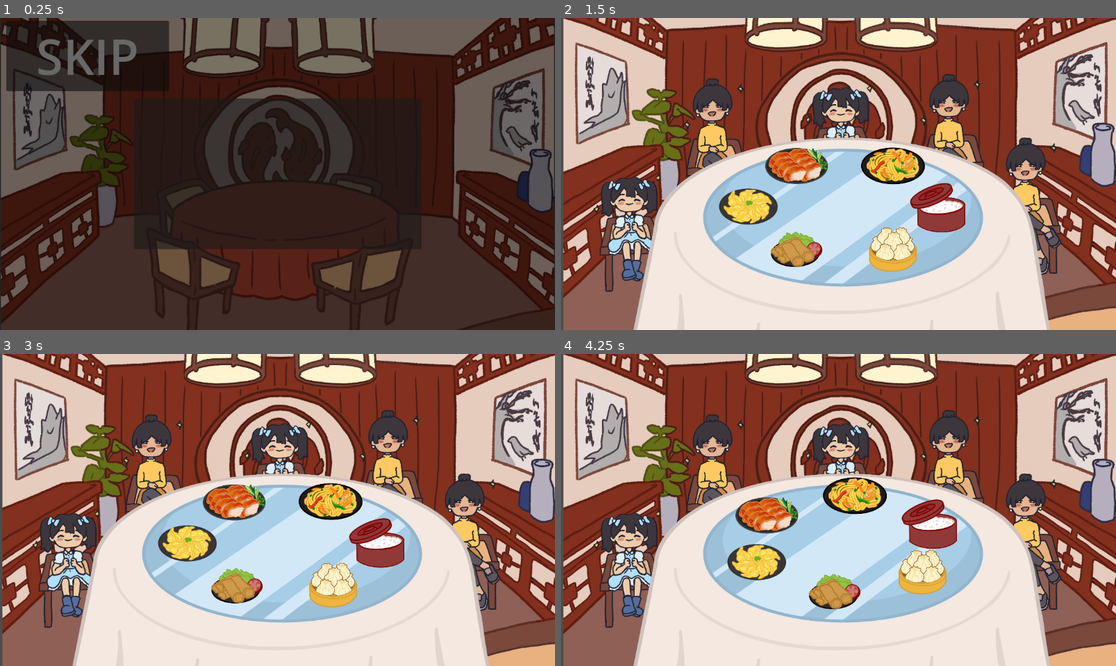
Above: before the commit, frames 1-4 (two rows, left to right).
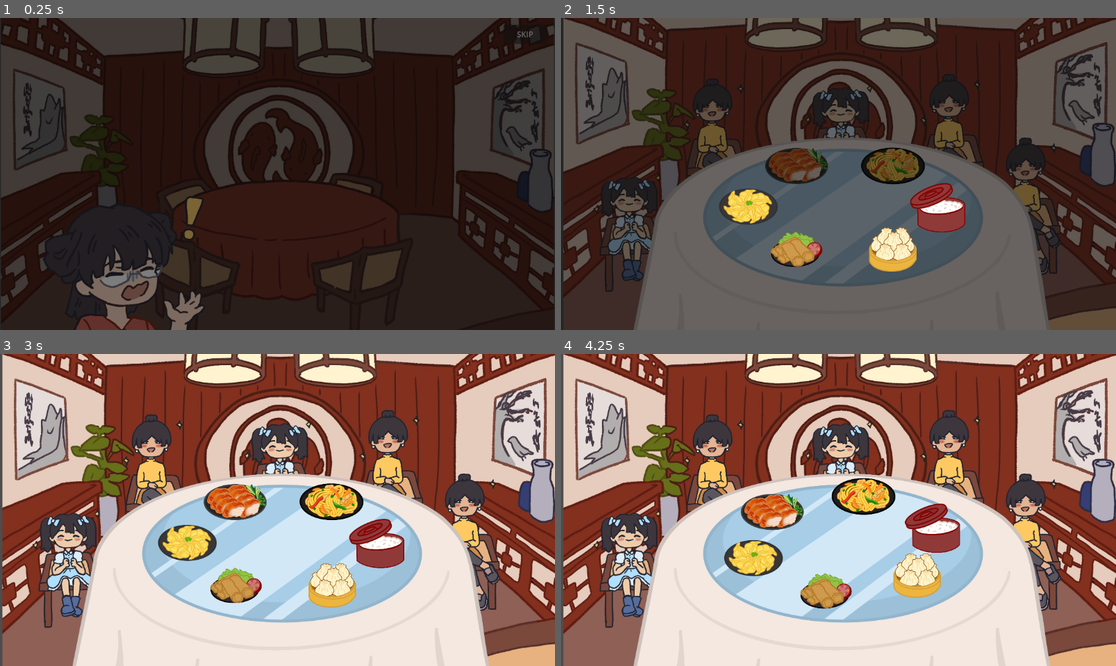
Above: after the commit, the same moments.

Repository: game-dev-besties/lupe_game
Game: Godot game, scene res://scenes/cutscene.tscn
Two runs of this game, one before a commit and one after it. Both use one fixed random seed, a clock stepped at 60 frames per second and the inputs below.
Inputs (mouse positions are in pixels of both pictures, inside the frame that each line leads up to):
- Up to frame 1 (0.25 s): no input
- Up to frame 2 (1.5 s): click "SKIP" at 0.5 s; click "SKIP" at 1.25 s
- Up to frame 3 (3 s): tap Enter (ui_accept) at 2, 2.27, 2.3, 2.57, 2.75, 2.85 s; move the mouse to (377, 544) at 2.02 s; hold Right (ui_right) 2.03-2.78 s; hold Space (ui_select) 2.03-2.78 s; click (377, 544) at 2.17 s; move the mouse to (333, 584) at 2.77 s; hold Left (ui_left) from 2.78 s (still down); click (333, 584) at 2.92 s
- Up to frame 4 (4.25 s): tap Enter (ui_accept) at 3.02, 3.32, 3.8 s; tap Space (ui_select) at 3.05 s; move the mouse to (821, 591) at 3.52 s; release Left (ui_left) at 3.53 s; hold Right (ui_right) from 3.53 s (still down); hold Space (ui_select) from 3.53 s (still down); click (821, 591) at 3.67 s

The runs differ from the first frame. In frame 1, 41% of the frame differs, in the area x 0-100%, y 0-100%; in frame 2, 95%; in frame 3, 2.1%; in frame 4, 5.2%.

Commit message:
added initial cutscene

Diff:
--- a/project.godot
+++ b/project.godot
@@ -17,6 +17,14 @@
 
 [input]
 
+ui_accept={
+"deadzone": 0.5,
+"events": [Object(InputEventKey,"resource_local_to_scene":false,"resource_name":"","device":0,"window_id":0,"alt_pressed":false,"shift_pressed":false,"ctrl_pressed":false,"meta_pressed":false,"pressed":false,"keycode":4194309,"physical_keycode":0,"key_label":0,"unicode":0,"location":0,"echo":false,"script":null)
+, Object(InputEventKey,"resource_local_to_scene":false,"resource_name":"","device":0,"window_id":0,"alt_pressed":false,"shift_pressed":false,"ctrl_pressed":false,"meta_pressed":false,"pressed":false,"keycode":4194310,"physical_keycode":0,"key_label":0,"unicode":0,"location":0,"echo":false,"script":null)
+, Object(InputEventKey,"resource_local_to_scene":false,"resource_name":"","device":0,"window_id":0,"alt_pressed":false,"shift_pressed":false,"ctrl_pressed":false,"meta_pressed":false,"pressed":false,"keycode":32,"physical_keycode":0,"key_label":0,"unicode":32,"location":0,"echo":false,"script":null)
+, Object(InputEventMouseButton,"resource_local_to_scene":false,"resource_name":"","device":-1,"window_id":0,"alt_pressed":false,"shift_pressed":false,"ctrl_pressed":false,"meta_pressed":false,"button_mask":0,"position":Vector2(0, 0),"global_position":Vector2(0, 0),"factor":1.0,"button_index":1,"canceled":false,"pressed":false,"double_click":false,"script":null)
+]
+}
 ui_left={
 "deadzone": 0.5,
 "events": [Object(InputEventKey,"resource_local_to_scene":false,"resource_name":"","device":0,"window_id":0,"alt_presse …(194 unchanged characters)…
--- a/scenes/cutscene.tscn
+++ b/scenes/cutscene.tscn
@@ -1,11 +1,27 @@
-[gd_scene load_steps=11 format=3 uid="uid://cckqhipdvojkh"]
+[gd_scene load_steps=17 format=3 uid="uid://cckqhipdvojkh"]
 
 [ext_resource type="Script" uid="uid://b61aoxsxk6ogf" path="res://scripts/cutscene.gd" id="1_nhhfa"]
 [ext_resource type="Texture2D" uid="uid://brqi5cskbd0ai" path="res://assets/background.jpg" id="2_ox32g"]
+[ext_resource type="FontFile" uid="uid://c5fngeyt7vs3s" path="res://assets/more-sugar.regular.ttf" id="3_2bm7f"]
+[ext_resource type="Texture2D" uid="uid://bsrkfavscr4o6" path="res://assets/susan/susanunhappy.png" id="4_2bm7f"]
+[ext_resource type="Texture2D" uid="uid://25rf1wix1va" path="res://assets/susan/susanthink.png" id="5_fs8wb"]
+
+[sub_resource type="StyleBoxFlat" id="StyleBoxFlat_fs8wb"]
+bg_color = Color(1, 1, 1, 1)
+border_width_left = 4
+border_width_top = 4
+border_width_right = 4
+border_width_bottom = 4
+border_color = Color(0.294118, 0.12549, 0.0862745, 1)
+corner_radius_top_left = 25
+corner_radius_top_right = 25
+corner_radius_bottom_right = 25
+corner_radius_bottom_left = 25
+corner_detail = 20
 
 [sub_resource type="Animation" id="Animation_sp6f6"]
 resource_name = "Cutscene1"
-length = 4.0
+length = 6.0
 tracks/0/type = "value"
 tracks/0/imported = false
 tracks/0/enabled = true
@@ -13,10 +29,10 @@
 tracks/0/interp = 1
 tracks/0/loop_wrap = true
 tracks/0/keys = {
-"times": PackedFloat32Array(0, 0.4, 0.6),
-"transitions": PackedFloat32Array(1, 1, 1),
-"update": 0,
-"values": [Vector2(118, 778), Vector2(118, 257.91), Vector2(118, 303.82)]
+"times": PackedFloat32Array(0, 0.4, 0.6, 6),
+"transitions": PackedFloat32Array(1, 1, 1, 1),
+"update": 0,
+"values": [Vector2(402, 924.64), Vector2(402, 381), Vector2(402, 393), Vector2(402, 393)]
 }
 tracks/1/type = "value"
 tracks/1/imported = false
@@ -25,7 +41,7 @@
 tracks/1/interp = 1
 tracks/1/loop_wrap = true
 tracks/1/keys = {
-"times": PackedFloat32Array(1, 3.1),
+"times": PackedFloat32Array(1.2, 6),
 "transitions": PackedFloat32Array(1, 1),
 "update": 0,
 "values": [0.0, 1.0]
@@ -42,6 +58,42 @@
 "update": 0,
 "values": [Color(1, 1, 1, 1)]
 }
+tracks/3/type = "value"
+tracks/3/imported = false
+tracks/3/enabled = true
+tracks/3/path = NodePath("UI/Panel:visible")
+tracks/3/interp = 1
+tracks/3/loop_wrap = true
+tracks/3/keys = {
+"times": PackedFloat32Array(0, 1.2),
+"transitions": PackedFloat32Array(1, 1),
+"update": 1,
+"values": [false, true]
+}
+tracks/4/type = "value"
+tracks/4/imported = false
+tracks/4/enabled = true
+tracks/4/path = NodePath("UI/Panel/VBoxContainer/RichTextLabel:text")
+tracks/4/interp = 1
+tracks/4/loop_wrap = true
+tracks/4/keys = {
+"times": PackedFloat32Array(1.2, 6),
+"transitions": PackedFloat32Array(1, 1),
+"update": 1,
+"values": ["Ugh, it's Lunar New Year's again! That means another family dinner with aunts and uncles asking me about school and classes, as if they actually cared what I got on my calculus test last week. ", "Ugh, it's Lunar New Year's again! That means another family dinner with aunts and uncles asking me about school and classes, as if they actually cared what I got on my calculus test last week. "]
+}
+tracks/5/type = "value"
+tracks/5/imported = false
+tracks/5/enabled = true
+tracks/5/path = NodePath("Characters/Susan:texture")
+tracks/5/interp = 1
+tracks/5/loop_wrap = true
+tracks/5/keys = {
+"times": PackedFloat32Array(0, 6),
+"transitions": PackedFloat32Array(1, 1),
+"update": 1,
+"values": [ExtResource("4_2bm7f"), ExtResource("4_2bm7f")]
+}
 
 [sub_resource type="Animation" id="Animation_ho0y6"]
 length = 0.001
@@ -105,6 +157,42 @@
 "update": 0,
 "values": [Color(1, 1, 1, 1)]
 }
+tracks/5/type = "value"
+tracks/5/imported = false
+tracks/5/enabled = true
+tracks/5/path = NodePath("UI/Panel:visible")
+tracks/5/interp = 1
+tracks/5/loop_wrap = true
+tracks/5/keys = {
+"times": PackedFloat32Array(0),
+"transitions": PackedFloat32Array(1),
+"update": 1,
+"values": [true]
+}
+tracks/6/type = "value"
+tracks/6/imported = false
+tracks/6/enabled = true
+tracks/6/path = NodePath("UI/Panel/VBoxContainer/RichTextLabel:text")
+tracks/6/interp = 1
+tracks/6/loop_wrap = true
+tracks/6/keys = {
+"times": PackedFloat32Array(0),
+"transitions": PackedFloat32Array(1),
+"update": 1,
+"values": ["Ugh, it's Lunar New Year's again! That means another family dinner with aunts and uncles asking me about school and classes, as if they actually cared what I got on my calculus test last week. "]
+}
+tracks/7/type = "value"
+tracks/7/imported = false
+tracks/7/enabled = true
+tracks/7/path = NodePath("Characters/Susan:texture")
+tracks/7/interp = 1
+tracks/7/loop_wrap = true
+tracks/7/keys = {
+"times": PackedFloat32Array(0),
+"transitions": PackedFloat32Array(1),
+"update": 1,
+"values": [ExtResource("4_2bm7f")]
+}
 
 [sub_resource type="Animation" id="Animation_kie4y"]
 resource_name = "stop"
@@ -116,15 +204,144 @@
 tracks/0/interp = 1
 tracks/0/loop_wrap = true
 tracks/0/keys = {
-"times": PackedFloat32Array(0, 0.5),
+"times": PackedFloat32Array(0, 0.3),
 "transitions": PackedFloat32Array(1, 1),
 "update": 0,
 "values": [Color(1, 1, 1, 1), Color(1, 1, 1, 0)]
+}
+
+[sub_resource type="Animation" id="Animation_fs8wb"]
+resource_name = "Cutscene2"
+length = 5.0
+tracks/0/type = "value"
+tracks/0/imported = false
+tracks/0/enabled = true
+tracks/0/path = NodePath("Characters/Susan:texture")
+tracks/0/interp = 1
+tracks/0/loop_wrap = true
+tracks/0/keys = {
+"times": PackedFloat32Array(0),
+"transitions": PackedFloat32Array(1),
+"update": 1,
+"values": [ExtResource("5_fs8wb")]
+}
+tracks/1/type = "value"
+tracks/1/imported = false
+tracks/1/enabled = true
+tracks/1/path = NodePath("Characters/Susan:position")
+tracks/1/interp = 1
+tracks/1/loop_wrap = true
+tracks/1/keys = {
+"times": PackedFloat32Array(2.98023e-07, 0.2, 0.4),
+"transitions": PackedFloat32Array(1, 1, 1),
+"update": 0,
+"values": [Vector2(402, 393), Vector2(402, 381), Vector2(402, 393)]
+}
+tracks/2/type = "value"
+tracks/2/imported = false
+tracks/2/enabled = true
+tracks/2/path = NodePath("UI/Panel/VBoxContainer/RichTextLabel:text")
+tracks/2/interp = 1
+tracks/2/loop_wrap = true
+tracks/2/keys = {
+"times": PackedFloat32Array(0),
+"transitions": PackedFloat32Array(1),
+"update": 1,
+"values": ["Plus, my father's making me serve all my relatives \"out of respect for my elders.\" Apparently, there's all these rules and expectations that come with it."]
+}
+tracks/3/type = "value"
+tracks/3/imported = false
+tracks/3/enabled = true
+tracks/3/path = NodePath("UI/Panel/VBoxContainer/RichTextLabel:visible_ratio")
+tracks/3/interp = 1
+tracks/3/loop_wrap = true
+tracks/3/keys = {
+"times": PackedFloat32Array(0, 5),
+"transitions": PackedFloat32Array(1, 1),
+"update": 0,
+"values": [0.0, 1.0]
+}
+tracks/4/type = "value"
+tracks/4/imported = false
+tracks/4/enabled = true
+tracks/4/path = NodePath("UI/Panel:modulate")
+tracks/4/interp = 1
+tracks/4/loop_wrap = true
+tracks/4/keys = {
+"times": PackedFloat32Array(0),
+"transitions": PackedFloat32Array(1),
+"update": 0,
+"values": [Color(1, 1, 1, 1)]
+}
+tracks/5/type = "value"
+tracks/5/imported = false
+tracks/5/enabled = true
+tracks/5/path = NodePath("UI/Panel:visible")
+tracks/5/interp = 1
+tracks/5/loop_wrap = true
+tracks/5/keys = {
+"times": PackedFloat32Array(0),
+"transitions": PackedFloat32Array(1),
+"update": 1,
+"values": [true]
+}
+
+[sub_resource type="Animation" id="Animation_bb0yx"]
+resource_name = "Cutscene3"
+tracks/0/type = "value"
+tracks/0/imported = false
+tracks/0/enabled = true
+tracks/0/path = NodePath("UI/Panel/VBoxContainer/RichTextLabel:text")
+tracks/0/interp = 1
+tracks/0/loop_wrap = true
+tracks/0/keys = {
+"times": PackedFloat32Array(0),
+"transitions": PackedFloat32Array(1),
+"update": 1,
+"values": ["I guess we'll see how it goes..."]
+}
+tracks/1/type = "value"
+tracks/1/imported = false
+tracks/1/enabled = true
+tracks/1/path = NodePath("UI/Panel/VBoxContainer/RichTextLabel:visible_ratio")
+tracks/1/interp = 1
+tracks/1/loop_wrap = true
+tracks/1/keys = {
+"times": PackedFloat32Array(0, 1),
+"transitions": PackedFloat32Array(1, 1),
+"update": 0,
+"values": [0.0, 1.0]
+}
+tracks/2/type = "value"
+tracks/2/imported = false
+tracks/2/enabled = true
+tracks/2/path = NodePath("UI/Panel:modulate")
+tracks/2/interp = 1
+tracks/2/loop_wrap = true
+tracks/2/keys = {
+"times": PackedFloat32Array(0),
+"transitions": PackedFloat32Array(1),
+"update": 0,
+"values": [Color(1, 1, 1, 1)]
+}
+tracks/3/type = "value"
+tracks/3/imported = false
+tracks/3/enabled = true
+tracks/3/path = NodePath("UI/Panel:visible")
+tracks/3/interp = 1
+tracks/3/loop_wrap = true
+tracks/3/keys = {
+"times": PackedFloat32Array(0),
+"transitions": PackedFloat32Array(1),
+"update": 1,
+"values": [true]
 }
 
 [sub_resource type="AnimationLibrary" id="AnimationLibrary_pduvj"]
 _data = {
 &"Cutscene1": SubResource("Animation_sp6f6"),
+&"Cutscene2": SubResource("Animation_fs8wb"),
+&"Cutscene3": SubResource("Animation_bb0yx"),
 &"RESET": SubResource("Animation_ho0y6"),
 &"stop": SubResource("Animation_kie4y")
 }
@@ -169,7 +386,7 @@
 "times": PackedFloat32Array(0, 0.5),
 "transitions": PackedFloat32Array(1, 1),
 "update": 0,
-"values": [Color(0, 0, 0, 1), Color(0, 0, 0, 0)]
+"values": [Color(0.0666667, 0.0666667, 0.0666667, 1), Color(0, 0, 0, 0)]
 }
 
 [sub_resource type="Animation" id="Animation_d6meh"]
@@ -185,7 +402,7 @@
 "times": PackedFloat32Array(0, 0.5),
 "transitions": PackedFloat32Array(1, 1),
 "update": 0,
-"values": [Color(0, 0, 0, 0), Color(0, 0, 0, 1)]
+"values": [Color(0, 0, 0, 0), Color(0.066755, 0.066755, 0.066755, 1)]
 }
 tracks/1/type = "value"
 tracks/1/imported = false
@@ -211,6 +428,7 @@
 script = ExtResource("1_nhhfa")
 
 [node name="Background" type="Sprite2D" parent="."]
+modulate = Color(0.56, 0.56, 0.56, 1)
 position = Vector2(576, 384)
 scale = Vector2(0.516, 0.516)
 texture = ExtResource("2_ox32g")
@@ -218,21 +436,25 @@
 [node name="UI" type="CanvasLayer" parent="."]
 
 [node name="Panel" type="Panel" parent="UI"]
-offset_left = 278.0
-offset_top = 167.0
-offset_right = 875.0
-offset_bottom = 480.0
+offset_left = 346.0
+offset_top = 451.0
+offset_right = 1000.0
+offset_bottom = 616.0
+theme_override_styles/panel = SubResource("StyleBoxFlat_fs8wb")
 
 [node name="VBoxContainer" type="VBoxContainer" parent="UI/Panel"]
 layout_mode = 0
-offset_left = 2.0
-offset_right = 597.0
-offset_bottom = 312.0
+offset_left = 26.0
+offset_top = 21.0
+offset_right = 636.0
+offset_bottom = 125.0
 
 [node name="RichTextLabel" type="RichTextLabel" parent="UI/Panel/VBoxContainer"]
 layout_mode = 2
-text = "hi im susan and I'm so excited to go to my family's new years dinner ohn my gofd!!!!!!
-"
+theme_override_colors/default_color = Color(0.298039, 0.113725, 0.0784314, 1)
+theme_override_fonts/normal_font = ExtResource("3_2bm7f")
+theme_override_font_sizes/normal_font_size = 21
+text = "Ugh, it's Lunar New Year's again! That means another family dinner with aunts and uncles asking me about school and classes, as if they actually cared what I got on my calculus test last week. "
 fit_content = true
 scroll_active = false
 
@@ -245,7 +467,8 @@
 
 [node name="Susan" type="Sprite2D" parent="Characters"]
 position = Vector2(118, 778)
-scale = Vector2(1.69355, 3.25362)
+scale = Vector2(0.323207, 0.323207)
+texture = ExtResource("4_2bm7f")
 
 [node name="Transition" type="Node2D" parent="."]
 
@@ -263,11 +486,10 @@
 }
 
 [node name="Skip" type="Button" parent="."]
-offset_left = 13.0
-offset_top = 6.0
-offset_right = 351.0
-offset_bottom = 152.0
-theme_override_font_sizes/font_size = 101
+offset_left = 1045.0
+offset_top = 14.0
+offset_right = 1136.0
+offset_bottom = 54.0
 text = "SKIP"
 
 [connection signal="animation_finished" from="AnimationPlayer" to="." method="_on_animation_player_animation_finished"]
--- a/scenes/game.tscn
+++ b/scenes/game.tscn
@@ -19,7 +19,7 @@
 "times": PackedFloat32Array(0),
 "transitions": PackedFloat32Array(1),
 "update": 0,
-"values": [Color(0, 0, 0, 1)]
+"values": [Color(1, 1, 1, 1)]
 }
 tracks/1/type = "value"
 tracks/1/imported = false
@@ -47,7 +47,7 @@
 "times": PackedFloat32Array(0, 0.5),
 "transitions": PackedFloat32Array(1, 1),
 "update": 0,
-"values": [Color(0, 0, 0, 1), Color(0, 0, 0, 0)]
+"values": [Color(0.0666667, 0.0666667, 0.0666667, 1), Color(0, 0, 0, 0)]
 }
 
 [sub_resource type="Animation" id="Animation_d6meh"]
@@ -63,7 +63,7 @@
 "times": PackedFloat32Array(0, 0.5),
 "transitions": PackedFloat32Array(1, 1),
 "update": 0,
-"values": [Color(0, 0, 0, 0), Color(0, 0, 0, 1)]
+"values": [Color(0, 0, 0, 0), Color(0.0666667, 0.0666667, 0.0666667, 1)]
 }
 tracks/1/type = "value"
 tracks/1/imported = false
@@ -130,14 +130,12 @@
 texture = ExtResource("5_iywne")
 
 [node name="Transition" type="Node2D" parent="."]
-visible = false
 
 [node name="ColorRect" type="ColorRect" parent="Transition"]
 offset_left = -183.0
 offset_top = -156.0
 offset_right = 1321.0
 offset_bottom = 898.0
-color = Color(0, 0, 0, 1)
 
 [node name="AnimationPlayer" type="AnimationPlayer" parent="Transition"]
 libraries = {
--- a/scripts/cutscene.gd
+++ b/scripts/cutscene.gd
@@ -1,25 +1,35 @@
 extends Node2D
 @onready var game = load("res://scenes/game.tscn") as PackedScene
+@onready var text: RichTextLabel = $UI/Panel/VBoxContainer/RichTextLabel
+@onready var animation: AnimationPlayer = $AnimationPlayer
+
+var chapter: int = 1
 
 # Called when the node enters the scene tree for the first time.
 func _ready():
 	$Transition/AnimationPlayer.play("fade_in")
-	$AnimationPlayer.play("Cutscene1")
+	animation.play("Cutscene1")
 
 # Called every frame. 'delta' is the elapsed time since the previous frame.
 func _process(_delta):
-	if Input.is_action_pressed("ui_select"):
+	if Input.is_action_just_pressed("ui_accept"):
+		if animation.is_playing():
+			animation.pause()
+			text.visible_ratio = 1
+		else:
+			chapter += 1
+			if (chapter > 3):
+				end_cutscene()
+			else:
+				animation.play("Cutscene" + str(chapter))
+	elif Input.is_action_just_pressed("ui_cancel"):
 		end_cutscene()
 
 func end_cutscene():
 	$Transition/AnimationPlayer.play("fade_out")
-	$AnimationPlayer.play("stop")
+	animation.play("stop")
 	await get_tree().create_timer(0.7).timeout
 	get_tree().change_scene_to_packed(game)
 
 func _on_skip_pressed():
 	end_cutscene()
-
-func _on_animation_player_animation_finished(anim_name):
-	if (anim_name == "Cutscene1"):
-		end_cutscene()
Binary file added: assets/more-sugar.regular.ttf
Not shown, added: assets/more-sugar.regular.ttf.import
